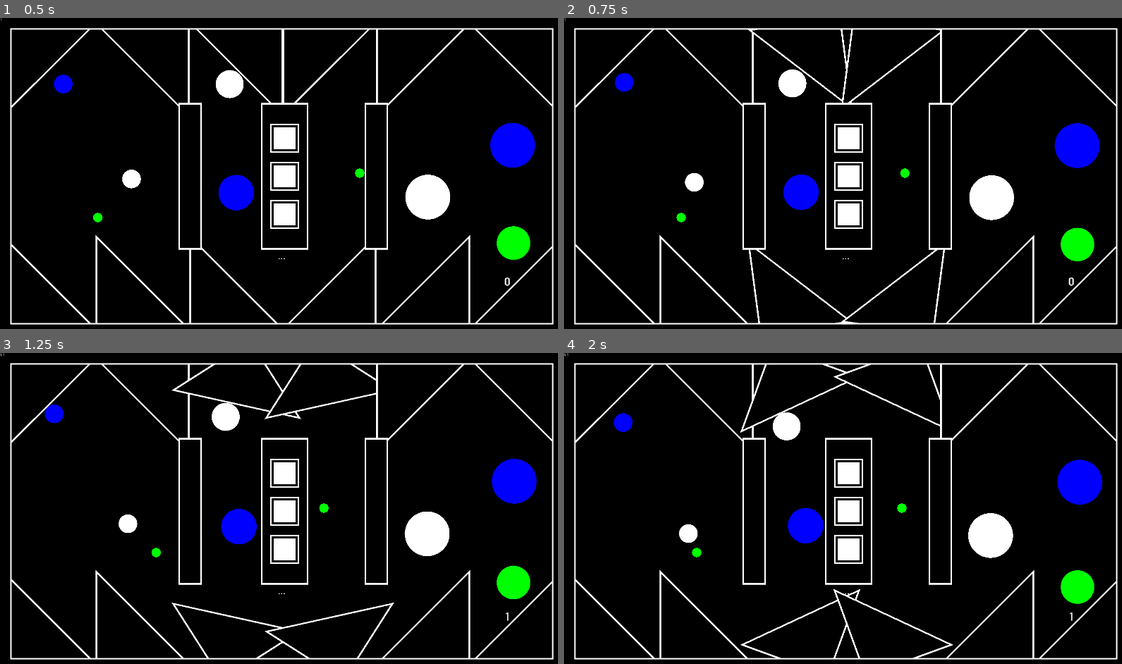
Above: before the commit, frames 1-4 (two rows, left to right).
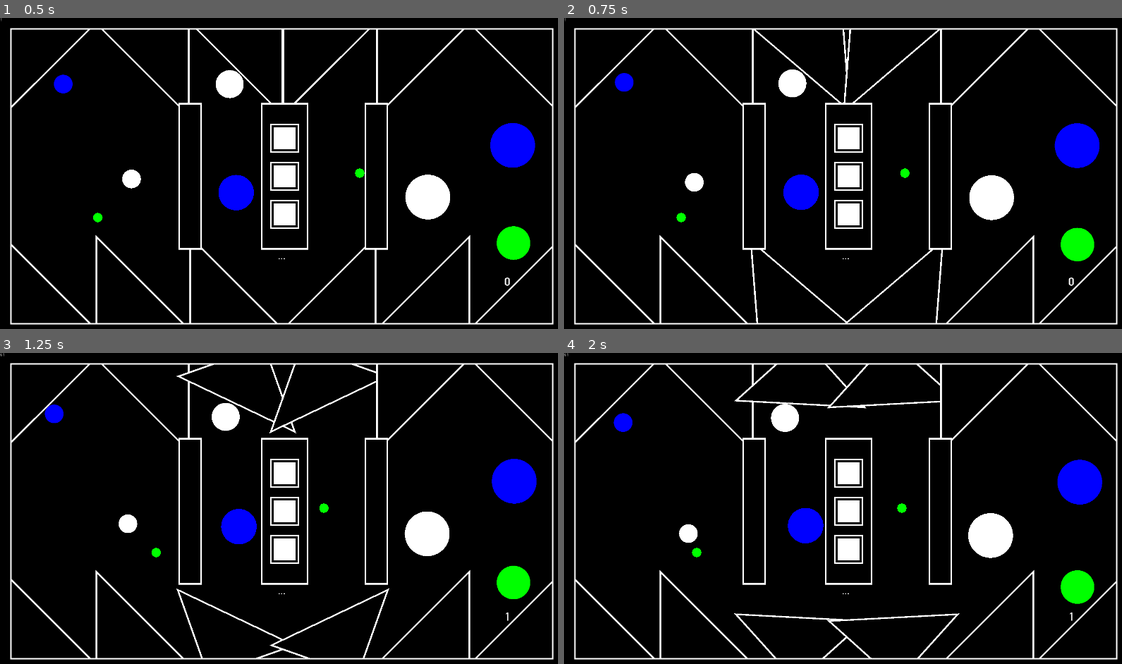
Above: after the commit, the same moments.

Repository: Dark-Gran/Spirit-Circles
Game: Godot game, scene res://src/Main.tscn
Two runs of this game, one before a commit and one after it. Both use one fixed random seed, a clock stepped at 60 frames per second and the inputs below.
Inputs (mouse positions are in pixels of both pictures, inside the frame that each line leads up to):
- Up to frame 1 (0.5 s): no input
- Up to frame 2 (0.75 s): click (848, 176) at 0.52 s
- Up to frame 3 (1.25 s): no input
- Up to frame 4 (2 s): move the mouse to (971, 496) at 1.27 s; hold Right (ui_right) from 1.28 s (still down); tap Space (ui_accept) at 1.52 s

Frame 1 is identical in both runs. In frame 2, 1.1% of the frame differs, in the area x 32-69%, y 3-99%; in frame 3, 1.7%; in frame 4, 2.0%, in the area x 30-71%, y 3-99%.

Commit message:
"Switchable" - parent class for beams/rotatables/etc. (+ changed retrieving the next value in array from iterative to recursive)

Diff:
--- a/project.godot
+++ b/project.godot
@@ -23,11 +23,17 @@
 "class": "Level",
 "language": "GDScript",
 "path": "res://src/world/levels/Level.gd"
+}, {
+"base": "KinematicBody2D",
+"class": "Switchable",
+"language": "GDScript",
+"path": "res://src/world/obstacles/Switchable.gd"
 } ]
 _global_script_class_icons={
 "Circle": "",
 "GitAPI": "",
-"Level": ""
+"Level": "",
+"Switchable": ""
 }
 
 [application]
--- a/src/world/obstacles/Beam.gd
+++ b/src/world/obstacles/Beam.gd
@@ -1,4 +1,4 @@
-extends KinematicBody2D
+extends Switchable
 
 export (Circle.ColorType) var color_type = Circle.ColorType.WHITE
 
@@ -8,29 +8,22 @@
 var switch_queued = false
 
 func _ready():
+	current_state = color_type
+	options = possible_colors
 	refresh()
+	._ready()
 
 func refresh():
 	$MeshInstance2D.modulate = Circle.ct_dict.get(color_type).get("color")
 	$MeshInstance2D.modulate.a = 0.4*$MeshInstance2D.modulate.a
 
-func switch():
-	var found = false
-	for p in possible_colors:
-		if found:
-			color_type = p
-			switch_queued = true
-			return found
-		elif p == color_type:
-			found = true
-	color_type = possible_colors[0]
-	switch_queued = true
-	return found
-
 func _physics_process(delta):
-	if switch_queued:
-		switch_queued = false
+	# Check state
+	if current_state != upcoming_state:
+		current_state = upcoming_state
+		color_type = upcoming_state
 		refresh()
+	# Check circles
 	var to_remove = Array()
 	for c in circles_inside:
 		if c.merging_away:
--- a/src/world/obstacles/Rotatable.gd
+++ b/src/world/obstacles/Rotatable.gd
@@ -1,39 +1,25 @@
-extends KinematicBody2D
+extends Switchable
 
 export (PoolIntArray) var angles
 
-var angle
-var upcoming_angle
-var new_angle
+var next_angle
 
-const ROT_SPEED = 50
+const ROT_SPEED = 30
 
 func _ready():
-	angle = round(rad2deg(transform.get_rotation()))
-	upcoming_angle = angle
-	if angles.size() == 0:
-		angles.append(angle)
-
-func switch():
-	var found = false
-	for a in angles:
-		if found:
-			upcoming_angle = a
-			return found
-		elif a == upcoming_angle:
-			found = true
-	upcoming_angle = angles[0]
-	return found
+	current_state = round(rad2deg(transform.get_rotation()))
+	options = angles
+	._ready()
 
 func _physics_process(delta):
-	if new_angle != upcoming_angle:
-		new_angle = upcoming_angle
-	if angle != upcoming_angle:
-		if round(angle) == upcoming_angle: # todo smoother stop
-			rotation = deg2rad(round(angle))
+	if next_angle != upcoming_state:
+		next_angle = upcoming_state
+	if current_state != upcoming_state:
+		if round(current_state) == upcoming_state: # todo smoother stop
+			rotation = deg2rad(round(current_state))
 		else:
 			var rot = ROT_SPEED * delta
-			if angle > upcoming_angle:
+			if current_state > upcoming_state:
 				rot *= -1
 			rotate(deg2rad(rot))
-			angle = rad2deg(transform.get_rotation())
+			current_state = rad2deg(transform.get_rotation())
--- /dev/null
+++ b/src/world/obstacles/Switchable.gd
@@ -0,0 +1,31 @@
+extends KinematicBody2D
+class_name Switchable
+
+var options
+var current_state
+var upcoming_state
+
+func _ready():
+	upcoming_state = current_state
+
+func switch():
+	if options != null:
+		var new_state = get_next_after(upcoming_state, options)
+		if new_state != null:
+			upcoming_state = new_state
+			return true
+	return false
+
+func get_next_after(current, list):
+	if list.size() <= 1:
+		return null
+	if list[list.size()-1] == current:
+		return list[0]
+	if list[0] == current:
+		return list[1]
+	if list is Array:
+		return get_next_after(current, list.slice(1, list.size()-1))
+	else:
+		var cut_list = list
+		cut_list.remove(0)
+		return get_next_after(current, cut_list)
